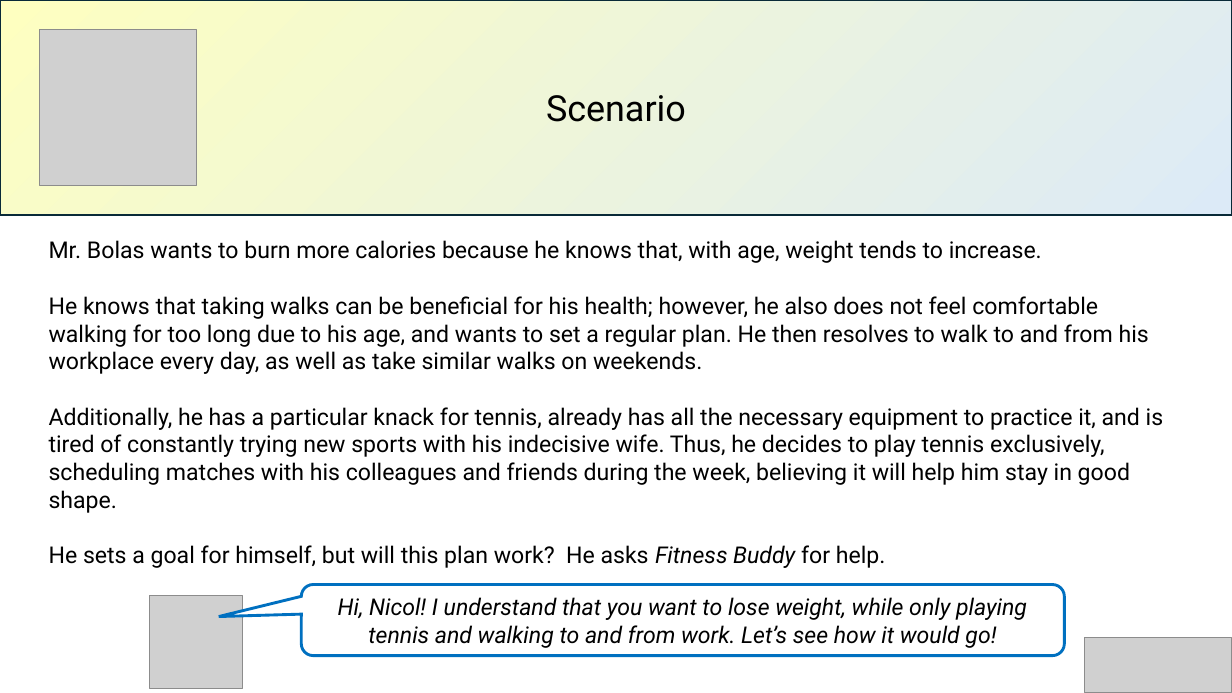
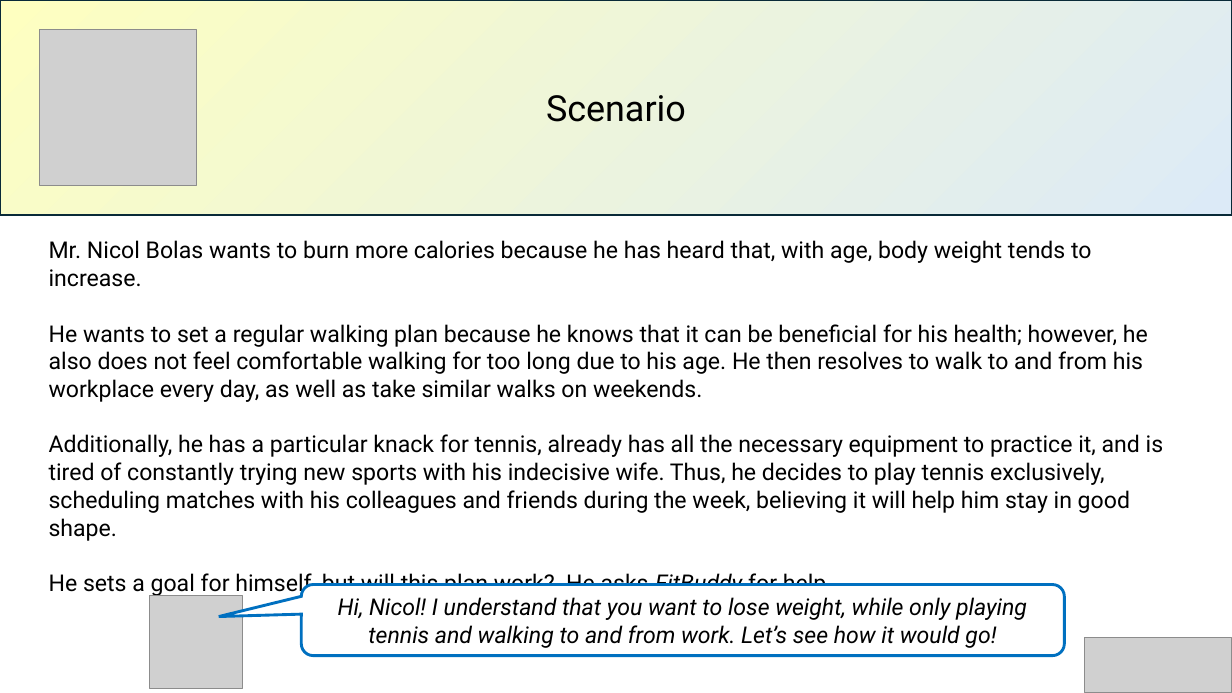
Before and after one commit to lucalavazza/Health_Cefriel, a slide deck: slide 2 of ppt/inference and influences.pptx. Drawn at 1232x693 pixels with LibreOffice and Linux fonts; fonts in the diff are those of the drawing; grey boxes stand for pictures. Boxes give left, top, right and bottom in pixels: in the first picture for what was removed or moved away, otherwise in the second. Text is boxed around its words. In the diff, an @@ line names an element or a change of style, - is before the commit and + after.

```diff
--- a/ppt/inference and influences.pptx
+++ b/ppt/inference and influences.pptx
@@ text at <box>49,240,1148,402</box>: text changed @@
-Mr. Bolas wants to burn more calories because he knows that, with age, weight tends to increase.
-He knows that taking walks can be beneficial for his health; however, he also does not feel comfortable walking for too long due to his age, and wants to set a regular plan. He then resolves to walk to and from his workplace every day, as well as take similar walks on weekends.
+Mr. Nicol Bolas wants to burn more calories because he has heard that, with age, body weight tends to increase.
+He wants to set a regular walking plan because he knows that it can be beneficial for his health; however, he also does not feel comfortable walking for too long due to his age. He then resolves to walk to and from his workplace every day, as well as take similar walks on weekends.
@@ text at <box>49,573,833,596</box>: text changed @@
-He sets a goal for himself, but will this plan work? He asks Fitness Buddy for help.
+He sets a goal for himself, but will this plan work? He asks FitBuddy for help.
```
Also in this commit, not shown: 6 other slides changed, 3 other files.
